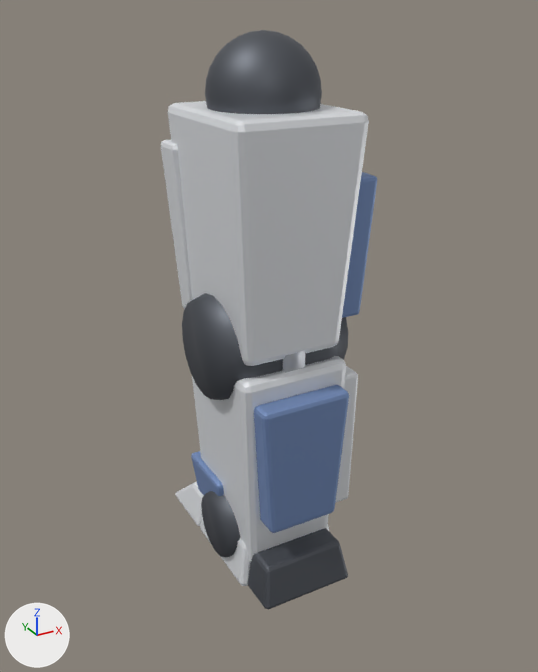
Renders of the glTF model game/assets/mech/leg_heavy_r.glb from each side of a commit.
Both versions are drawn from a camera (50 mm lens) standing at (-4.87, -9.0, 1.01) and looking at (0.22, 0.25, -3.61). Lighting does not change. The marker at lower left points along +X, +Y and +Z. The first picture is the older version. Where no turn or scale is listed for an object, it has been applied to the vertices. Vertices at exactly the same position are counted once.

In view in the first picture: 'ankle', 'ankle_guard', 'calf', 'foot', 'heel', 'hip_joint', 'knee', 'shin', 'shin_armor2', 'thigh', 'thigh_front', 'thigh_side', 'toe' and 1 more.
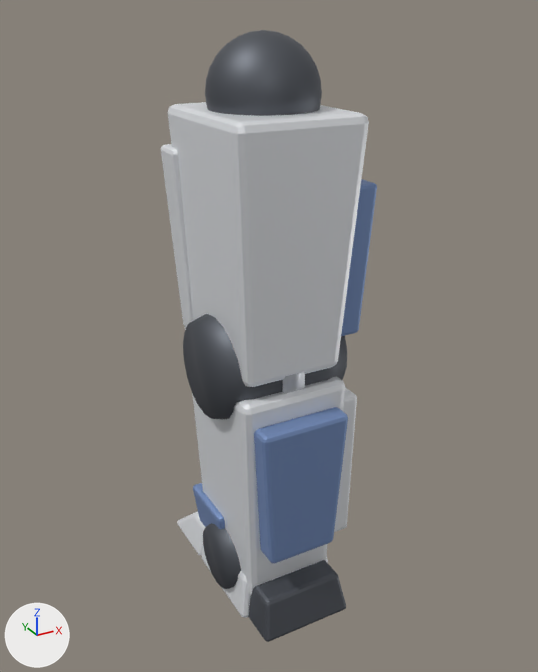
Where the change shows, as pixel boxes (x1, y1, x2, y2) in the pictures (538 x 672 px; the box of a moved part takes in the faces that stretch with it):
'thigh', reshaped, moved (8% taller): before (168, 101, 369, 366); after (168, 102, 369, 387)
'shin', reshaped, moved: before (192, 356, 346, 563); after (192, 376, 345, 594)
'calf', moved, rescaled: before (254, 385, 349, 533); after (254, 407, 348, 563)
'heel', moved: before (248, 528, 348, 609); after (248, 560, 346, 642)
'knee', moved: before (182, 293, 348, 400); after (183, 314, 347, 419)
'ankle', moved: before (201, 491, 240, 557); after (203, 523, 241, 589)
'thigh_side', moved: before (342, 172, 377, 318); after (341, 179, 377, 336)
'thigh_front', moved: before (161, 140, 192, 309); after (161, 144, 193, 327)
'shin_armor2', moved: before (335, 366, 358, 503); after (334, 387, 357, 532)
'ankle_guard', moved: before (191, 451, 224, 496); after (193, 483, 225, 529)
'foot', moved: before (200, 517, 329, 586); after (202, 546, 328, 618)
'toe', moved: before (175, 482, 204, 526); after (177, 511, 205, 556)
part 1 of me_thigh, moved or reshaped: before (168, 101, 368, 362); after (168, 102, 368, 383)
part 2 of me_calf, moved or reshaped: before (254, 385, 349, 531); after (254, 407, 348, 562)
part 3 of me_shin, moved or reshaped: before (192, 356, 346, 562); after (192, 376, 345, 594)

The change, as a diff of the scene's bpy script:
```diff
--- a/game/assets/mech/leg_heavy_r.glb.py
+++ b/game/assets/mech/leg_heavy_r.glb.py
@@ me_thigh @@
 # used by ob_thigh; location = (0.0, 0.0, -3.47)
-me_thigh.from_pydata(...)  # 56 vertices, 108 faces; spans x -0.96..0.96, y -1.11..1.11, z 0.0..3.3
+me_thigh.from_pydata(...)  # 56 vertices, 108 faces; spans x -0.96..0.96, y -1.12..1.12, z 0.0..3.61
+# me_thigh part 1: the whole mesh is multiplied about its middle by the matrix ((1.0, 0.0, 0.0), (0.0, 1.0, 0.0), (0.0, 0.0, 1.097)), then moved by (0.0, 0.0, 0.15)
 me_thigh.materials.append(mat_m_main)
@@ me_calf @@
 # used by ob_calf; location = (0.0, -0.92, -6.08)
-me_calf.from_pydata(...)  # 56 vertices, 108 faces; spans x -0.71..0.71, y -0.38..0.38, z 0.0..2.08
+me_calf.from_pydata(...)  # 56 vertices, 108 faces; spans x -0.71..0.71, y -0.38..0.38, z 0.0..2.28
+# me_calf part 2: the whole mesh is scaled about its middle by (1, 1, 1.1), then moved by (0.0, 0.0, 0.1)
 me_calf.materials.append(mat_m_sub)
@@ me_shin @@
 # used by ob_shin; location = (0.0, 0.0, -6.94)
-me_shin.from_pydata(...)  # 56 vertices, 108 faces; spans x -0.86..0.86, y -1.01..1.01, z 0.0..3.3
+me_shin.from_pydata(...)  # 56 vertices, 108 faces; spans x -0.86..0.86, y -1.01..1.01, z 0.0..3.61
+# me_shin part 3: the whole mesh is multiplied about its middle by the matrix ((1.0, 0.0, 0.0), (0.0, 1.0, 0.0), (0.0, 0.0, 1.097)), then moved by (0.0, 0.0, 0.15)
 me_shin.materials.append(mat_m_main)
@@ ob_thigh @@
 ob_thigh = bpy.data.objects.new('thigh', me_thigh)
-ob_thigh.location = (0.0, 0.0, -3.47)
+ob_thigh.location = (0.0, 0.0, -3.8)
@@ ob_thigh_front @@
 ob_thigh_front = bpy.data.objects.new('thigh_front', me_thigh_front)
-ob_thigh_front.location = (0.0, 1.02, -3.3)
+ob_thigh_front.location = (0.0, 1.02, -3.61)
@@ ob_thigh_side @@
 ob_thigh_side = bpy.data.objects.new('thigh_side', me_thigh_side)
-ob_thigh_side.location = (1.02, 0.0, -3.13)
+ob_thigh_side.location = (1.02, 0.0, -3.42)
@@ ob_knee @@
 ob_knee = bpy.data.objects.new('knee', me_knee)
-ob_knee.location = (0.0, 0.0, -3.47)
+ob_knee.location = (0.0, 0.0, -3.8)
@@ ob_ankle @@
 ob_ankle = bpy.data.objects.new('ankle', me_ankle)
-ob_ankle.location = (0.0, 0.0, -6.6)
+ob_ankle.location = (0.0, 0.0, -7.25)
@@ ob_ankle_guard @@
 ob_ankle_guard = bpy.data.objects.new('ankle_guard', me_ankle_guard)
-ob_ankle_guard.location = (0.0, 0.51, -6.6)
+ob_ankle_guard.location = (0.0, 0.51, -7.25)
@@ ob_calf @@
 ob_calf = bpy.data.objects.new('calf', me_calf)
-ob_calf.location = (0.0, -0.92, -6.08)
+ob_calf.location = (0.0, -0.92, -6.64)
@@ ob_foot @@
 ob_foot = bpy.data.objects.new('foot', me_foot)
-ob_foot.location = (0.0, 0.0, -7.28)
+ob_foot.location = (0.0, 0.0, -7.93)
@@ ob_heel @@
 ob_heel = bpy.data.objects.new('heel', me_heel)
-ob_heel.location = (0.0, -1.11, -7.28)
+ob_heel.location = (0.0, -1.11, -7.93)
@@ ob_shin @@
 ob_shin = bpy.data.objects.new('shin', me_shin)
-ob_shin.location = (0.0, 0.0, -6.94)
+ob_shin.location = (0.0, 0.0, -7.59)
@@ ob_shin_armor2 @@
 ob_shin_armor2 = bpy.data.objects.new('shin_armor2', me_shin_armor2)
-ob_shin_armor2.location = (1.12, 0.34, -6.6)
+ob_shin_armor2.location = (1.12, 0.34, -7.21)
@@ ob_toe @@
 ob_toe = bpy.data.objects.new('toe', me_toe)
-ob_toe.location = (0.0, 1.45, -7.28)
+ob_toe.location = (0.0, 1.45, -7.93)
```
